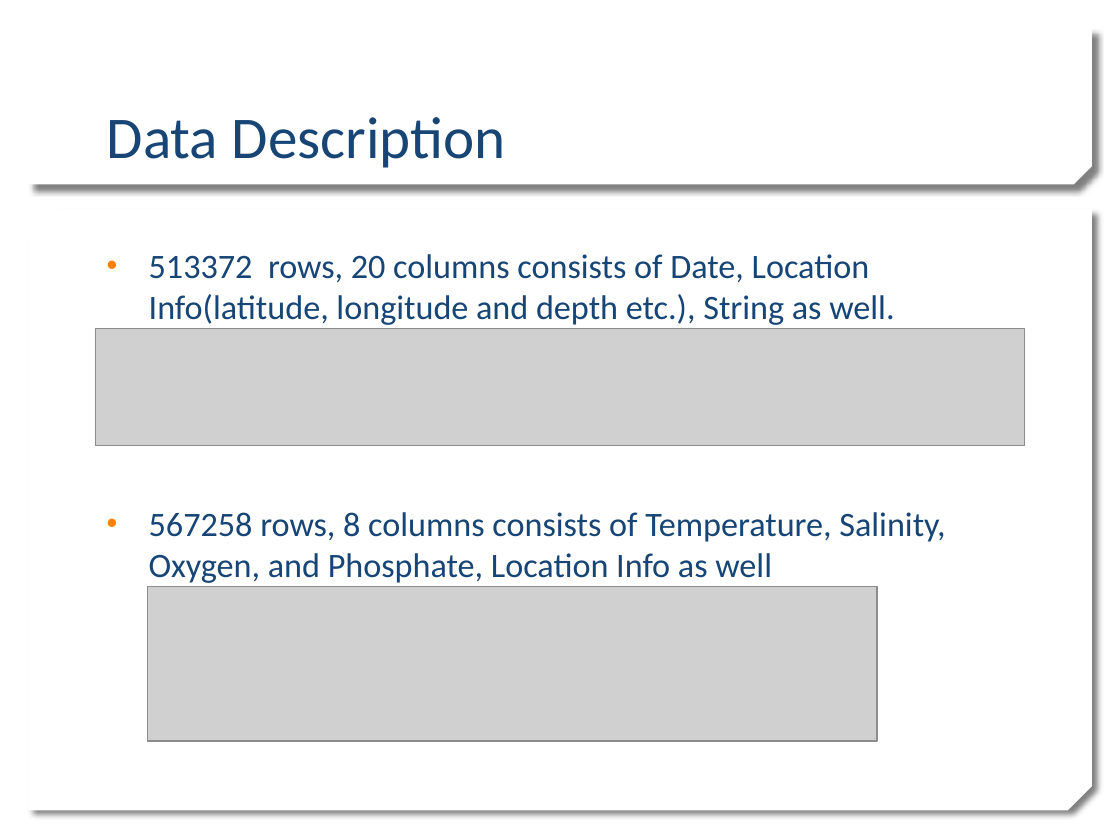
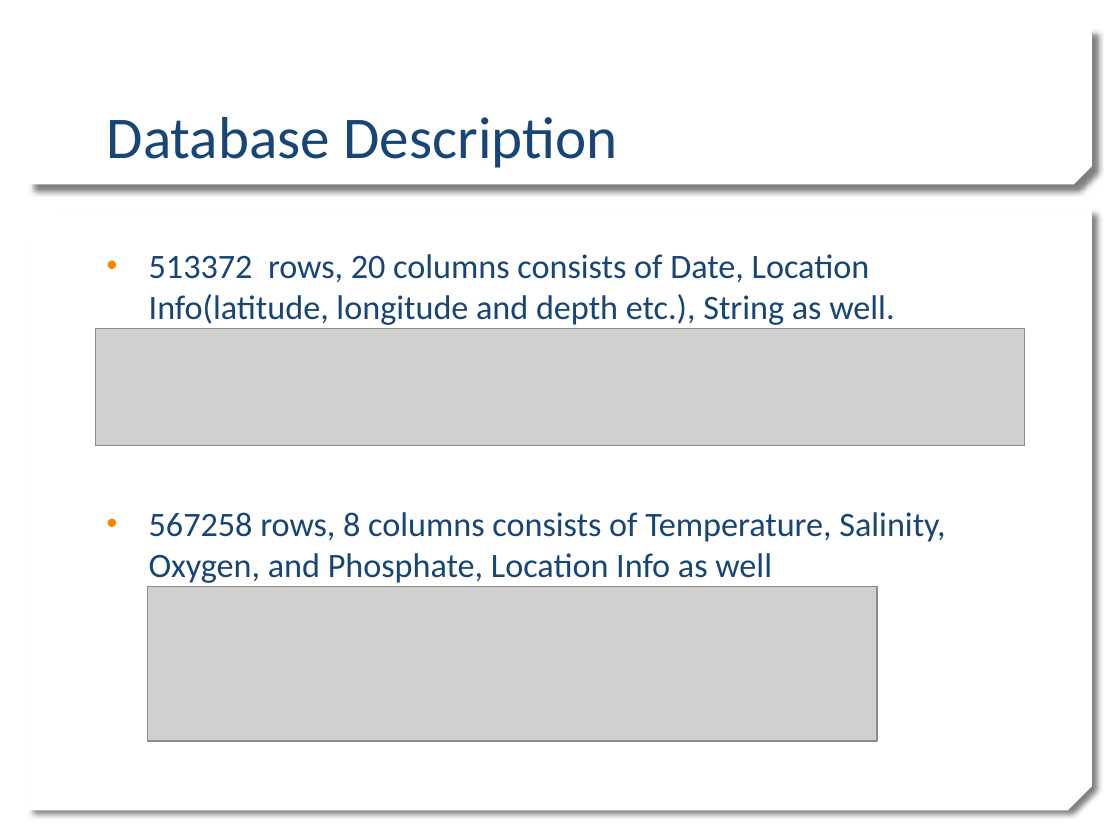
Before and after one commit to HouHouHouHouHouHou/7390, a slide deck: slide 7 of DeepSeaCoral.pptx. Drawn at 1120x840 pixels with LibreOffice and Linux fonts; fonts in the diff are those of the drawing; grey boxes stand for pictures; background and template pictures are left out. Boxes give left, top, right and bottom in pixels: in the first picture for what was removed or moved away, otherwise in the second. Text is boxed around its words. In the diff, an @@ line names an element or a change of style, - is before the commit and + after.

Commit message:
update

```diff
--- a/DeepSeaCoral.pptx
+++ b/DeepSeaCoral.pptx
@@ title at bbox=[107, 117, 618, 168]: text changed @@
-Data Description
+Database Description
```
Also in this commit, not shown: 1 slide added.
